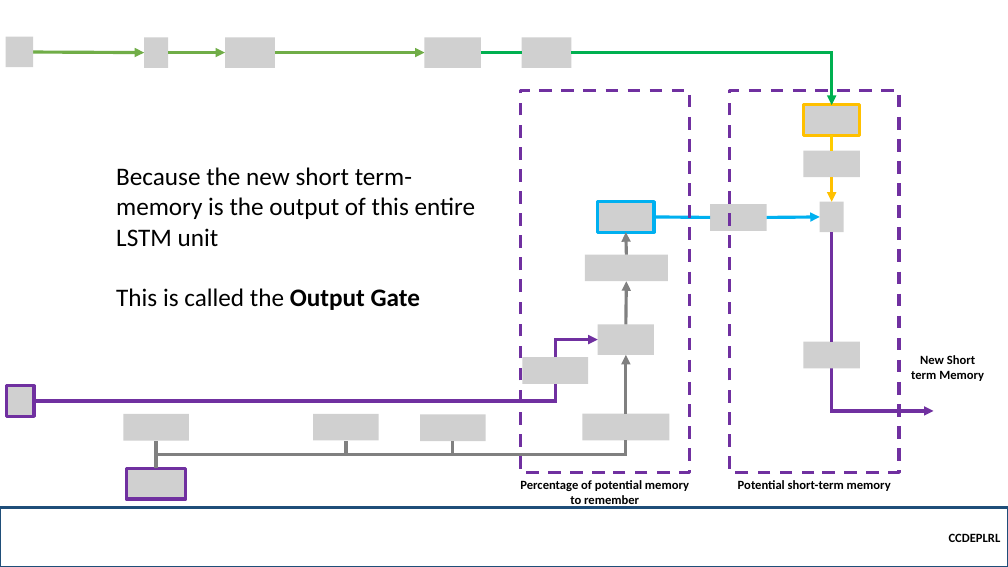
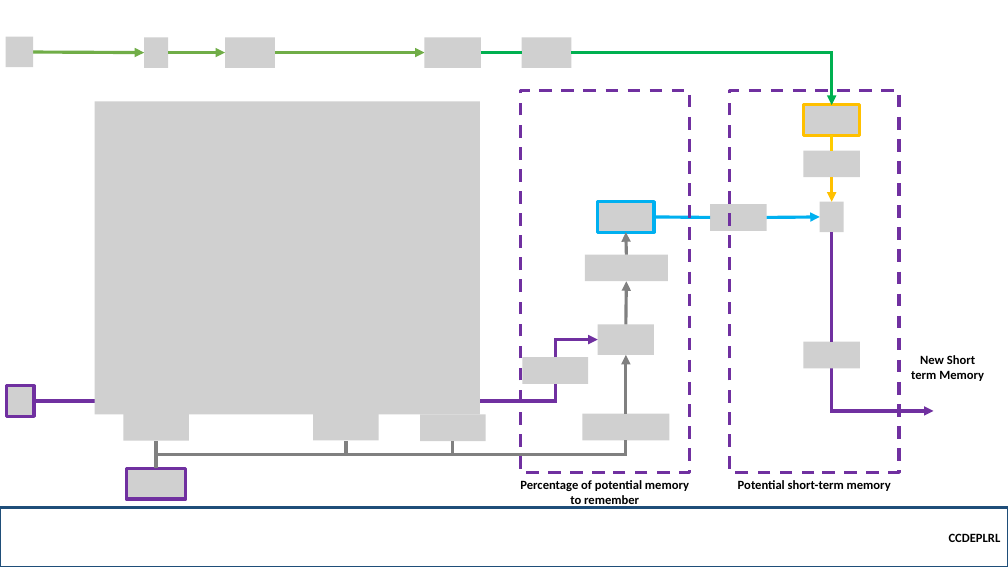
Before and after one commit to robitussin/CCDEPLRL, a slide deck: slide 19 of Week 8 and 9 - Deep Sequence Modeling/Long Short Term Memory.pptx (slide 16 before the commit). Drawn at 1008x567 pixels with LibreOffice and Linux fonts; fonts in the diff are those of the drawing; grey boxes stand for pictures; background and template pictures are left out. Boxes give left, top, right and bottom in pixels: in the first picture for what was removed or moved away, otherwise in the second. Text is boxed around its words. In the diff, an @@ line names an element or a change of style, - is before the commit and + after.

```diff
--- a/Week 8 and 9 - Deep Sequence Modeling/Long Short Term Memory.pptx
+++ b/Week 8 and 9 - Deep Sequence Modeling/Long Short Term Memory.pptx
@@ picture added at (95, 101, 480, 414) @@
@@ text removed at (116, 167, 476, 310) @@
-Because the new short term-memory is the output of this entire LSTM unit
-This is called the Output Gate
```
Also in this commit, not shown: 2 other slides changed, 3 slides added, 2 other files.
